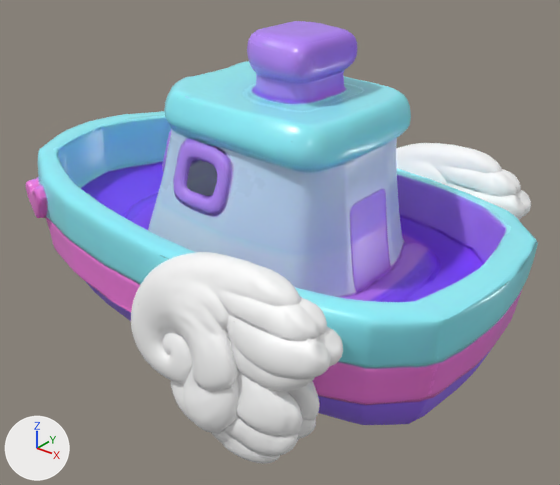
The glTF model public/models/cosmic-boat.glb, before and after one commit.
Both versions are drawn from a 50 mm lens placed at (1.677, -1.972, 1.025), pointed at (0.115, -0.02, -0.186). The lights are fixed; the arrows at lower left show +X, +Y and +Z. The older version comes first. Where no turn or scale is listed for an object, it has been applied to the vertices.
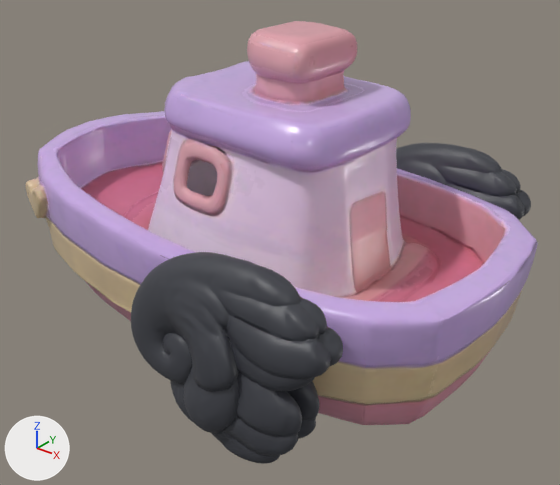
Commit message: New Color Boat

Location of each change, (x1, y1, x2, y2) in pixels of the pictures (560 x 485 px):
'Mesh_0', surface changed: (25, 21, 538, 425) in both
'Mesh_0.002', surface changed (white to grey): (131, 252, 343, 464) in both
'Mesh_0.001', surface changed (white to grey): (396, 143, 531, 220) in both

The change, as a list of edits to the scene's bpy script:
```text
Add img_baked_basecolor_dusty:
    img_baked_basecolor_dusty = load_image('Baked_BaseColor_dusty', '_unpacked/Baked_BaseColor_dusty', 2048, 2048, 'sRGB')
Change mat_material_0_001:
    where n5 = _N.new('ShaderNodeTexImage'); n5.name = 'Image Texture.001'
    n5.image: img_baked_basecolor -> img_baked_basecolor_dusty
Change mat_material_0_003:
    remove # nodes: BsdfPrincipled, Mapping x4, NormalMap, OutputMaterial, SeparateColor, TexImage x4, UVMap x4
    remove # uses the picture img_baked_basecolor_001
    nodes: BsdfPrincipled, Mapping x3, NormalMap, OutputMaterial, SeparateColor, TexImage x3, UVMap x3
    colours: dark grey #3f4148
```
